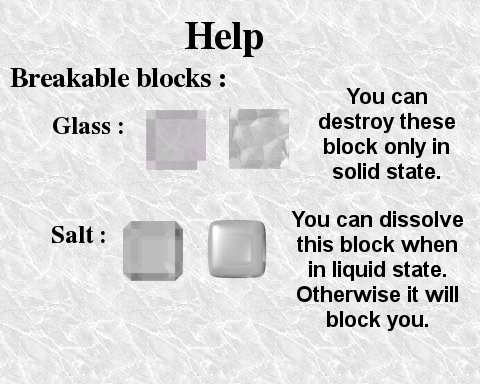
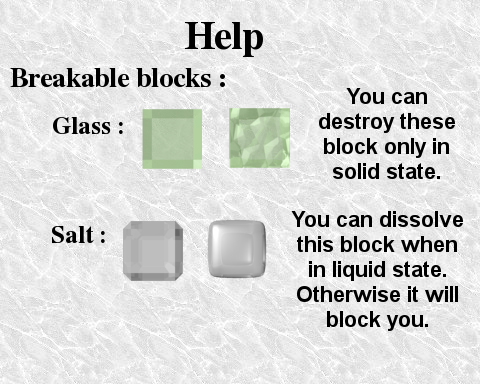
Revision of a layered (480, 384) image; what changed, layer by layer:
moved "Calque Copié" above "Calque Copié#4", painted on it over [146, 108, 290, 170]
added layer "Calque Copié#4" above "You can dissolve this block wh..." over [142, 109, 202, 169]
removed layer "Calque Copié#1" over [229, 109, 289, 169]
